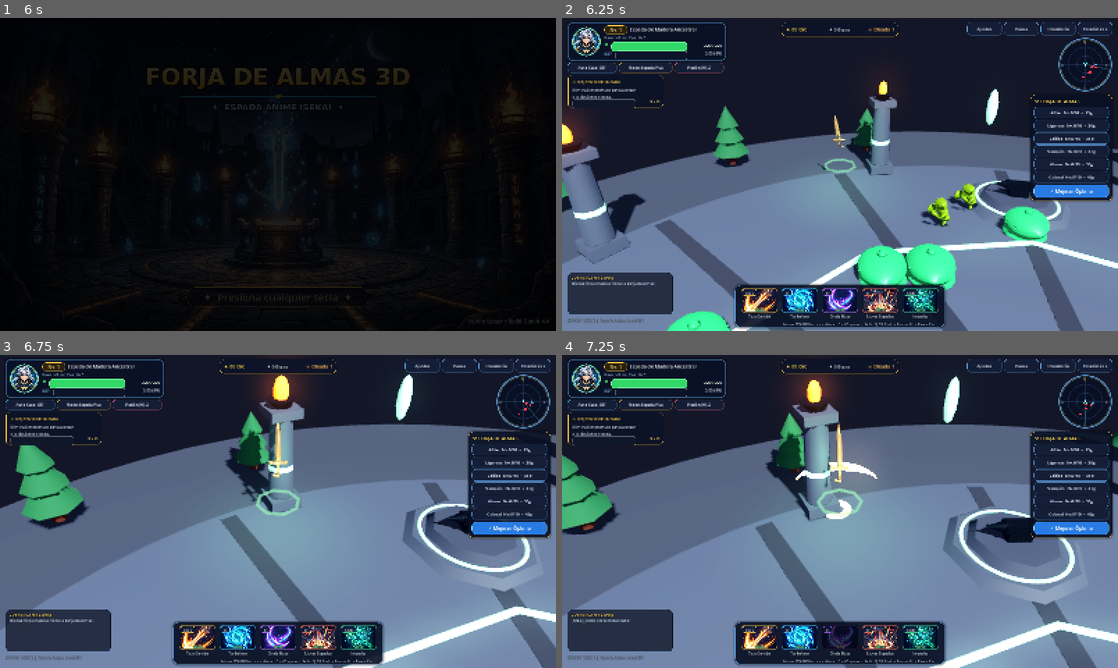
Above: before the commit, frames 1-4 (two rows, left to right).
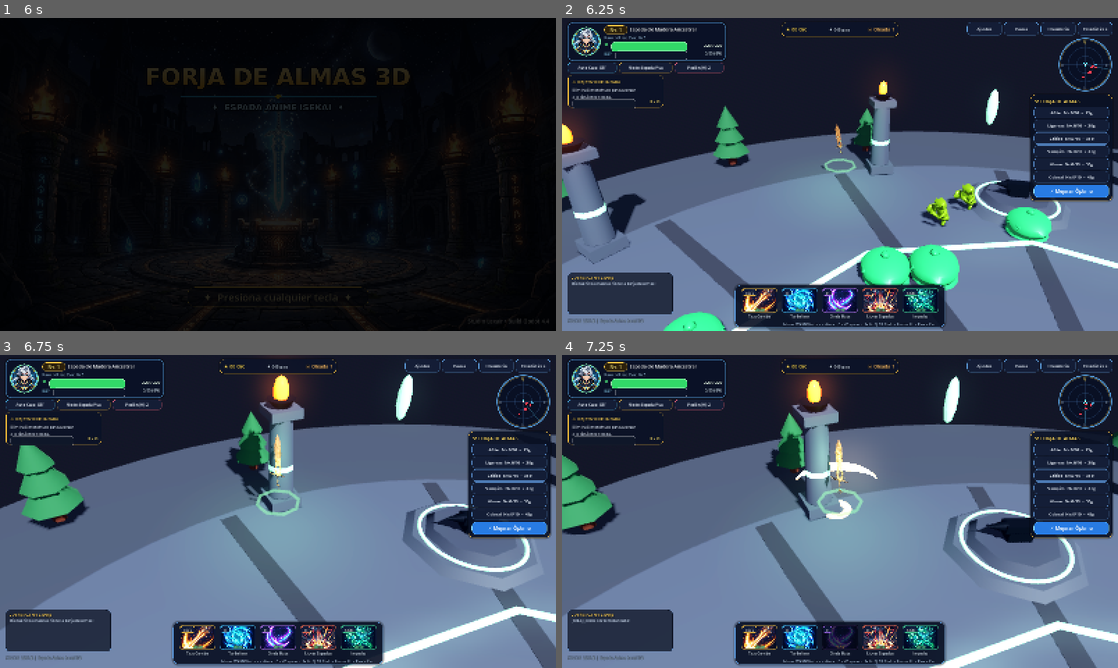
Above: after the commit, the same moments.

Repository: Gxforge/Espada-Anime-Isekai
Game: Godot game, scene res://scenes/Boot.tscn
The game is run twice, just before and just after one commit, with the same random seed, the same clock (stepped at 60 frames per second) and the same inputs.
Inputs (mouse positions are in pixels of both pictures, inside the frame that each line leads up to):
- Up to frame 1 (6 s): tap Enter at 0.5, 2 s; move the mouse to (400, 158) at 0.52 s; hold D (move_right) 0.53-1.25 s; click (400, 158) at 0.6 s; tap Space at 1.25 s; drag from (166, 190) to (250, 237) at 1.27 s; move the mouse to (333, 105) at 2.02 s; hold D (move_right) 2.03-2.75 s; click (333, 105) at 2.1 s; drag from (250, 237) to (111, 127) at 2.77 s; move the mouse to (444, 221) at 3.52 s; hold A (move_left) 3.53-4.25 s; click (444, 221) at 3.6 s; tap Shift (skill_dash) at 4.15 s; drag from (111, 127) to (194, 96) at 4.27 s; move the mouse to (305, 174) at 5.02 s; hold S (move_back) 5.03-5.75 s; click (305, 174) at 5.1 s; tap R (skill_ultimate) at 5.65 s; drag from (194, 96) to (166, 190) at 5.77 s
- Up to frame 2 (6.25 s): no input
- Up to frame 3 (6.75 s): move the mouse to (400, 495) at 6.52 s; hold W (move_forward) from 6.53 s (still down); click (400, 495) at 6.6 s
- Up to frame 4 (7.25 s): keep holding W (move_forward); tap E (skill_wave) at 7.15 s

Frame 1 is identical in both runs. In frame 2, 1.5% of the frame differs, in the area x 18-89%, y 31-100%; in frame 3, 0.3%; in frame 4, 0.3%.

Commit message:
feat(3d): add bespoke Pilot #01 Espada de Madera Ancestral GLB, 5x PBR maps, Blender source, and Studio Lexair plan

Diff:
--- a/godot_project/scripts/GameData.gd
+++ b/godot_project/scripts/GameData.gd
@@ -14,7 +14,8 @@
 		"blade_color": Color("#9c6635"), "edge_color": Color("#c48f5a"),
 		"guard_color": Color("#5c3a1e"), "aura_color": Color("#86efac"),
 		"slash_color": Color("#d4a373"), "special_effect": "none",
-		"model_path": "res://assets/models/sword_wood_nv1.obj"
+		"model_path": "res://assets/models/swords/wood_ancestral/sword_01_wood_ancestral.glb",
+		"legacy_obj_path": "res://assets/models/sword_wood_nv1.obj"
 	},
 	{
 		"id": "copper", "tier_index": 1, "min_level": 5, "next_evolution_level": 10,
--- a/godot_project/scripts/ModelLoader.gd
+++ b/godot_project/scripts/ModelLoader.gd
@@ -1,8 +1,8 @@
 extends RefCounted
 class_name ModelLoader
 
-## Loads OBJ/mesh resources and builds normalized visual nodes.
-## Keeps procedural builders as fallback for resilience.
+## Loads GLB/glTF PackedScene PBR models as well as legacy OBJ/Mesh resources
+## and builds normalized visual nodes. Keeps procedural builders as fallback.
 
 static func load_mesh(path: String) -> Mesh:
 	if path == "" or not ResourceLoader.exists(path):
@@ -11,6 +11,31 @@
 	if res is Mesh:
 		return res
 	return null
+
+static func build_glb_scene_instance(path: String, target_height: float = 2.6, preserve_hilt_pivot: bool = true) -> Node3D:
+	if path == "" or not (path.ends_with(".glb") or path.ends_with(".gltf")):
+		return null
+	if not ResourceLoader.exists(path):
+		return null
+	var res := load(path)
+	if not (res is PackedScene):
+		return null
+	var inst := (res as PackedScene).instantiate()
+	if not (inst is Node3D):
+		inst.free()
+		return null
+	var scene_root := inst as Node3D
+	var wrapper := Node3D.new()
+	wrapper.name = "SwordGLB"
+	wrapper.add_child(scene_root)
+	var aabb := _combined_aabb_local(scene_root, Transform3D.IDENTITY)
+	if aabb.size.y > 0.001:
+		var scale_factor := target_height / aabb.size.y
+		scene_root.scale = Vector3.ONE * scale_factor
+		if not preserve_hilt_pivot:
+			var center := (aabb.position + aabb.size * 0.5) * scale_factor
+			scene_root.position = Vector3(-center.x, -aabb.position.y * scale_factor, -center.z)
+	return wrapper
 
 static func build_mesh_instance(path: String, color: Color = Color.WHITE, emission: Color = Color.BLACK, emission_energy: float = 0.0) -> MeshInstance3D:
 	var mesh := load_mesh(path)
@@ -30,73 +55,96 @@
 	return mi
 
 static func normalize_node(node: Node3D, target_height: float) -> void:
-	# Compute combined AABB
-	var aabb := _combined_aabb(node)
+	var aabb := _combined_aabb_local(node, Transform3D.IDENTITY)
 	if aabb.size.y <= 0.001:
 		return
 	var scale_factor := target_height / aabb.size.y
 	node.scale = Vector3.ONE * scale_factor
-	# Recompute after scale for centering
-	var aabb2 := _combined_aabb(node)
-	# Center XZ and put base at y=0
-	var center := aabb2.position + aabb2.size * 0.5
+	var scaled_pos := aabb.position * scale_factor
+	var scaled_size := aabb.size * scale_factor
+	var center := scaled_pos + scaled_size * 0.5
 	node.position.x -= center.x
 	node.position.z -= center.z
-	node.position.y -= aabb2.position.y
+	node.position.y -= scaled_pos.y
 
-static func _combined_aabb(node: Node3D) -> AABB:
+static func _combined_aabb_local(node: Node3D, parent_xform: Transform3D) -> AABB:
 	var has := false
 	var result := AABB()
+	if node is MeshInstance3D and (node as MeshInstance3D).mesh:
+		var mi := node as MeshInstance3D
+		result = _transform_aabb(parent_xform, mi.mesh.get_aabb())
+		has = true
 	for child in node.get_children():
-		if child is MeshInstance3D and child.mesh:
-			var aabb: AABB = child.transform * child.mesh.get_aabb()
-			if not has:
-				result = aabb
-				has = true
-			else:
-				result = result.merge(aabb)
 		if child is Node3D:
-			var child_aabb := _combined_aabb(child)
-			if child_aabb.size != Vector3.ZERO:
-				var transformed := AABB(child.transform * child_aabb.position, child_aabb.size * child.transform.basis.get_scale())
-				# Simpler: merge by transforming 8 corners is overkill; approximate
+			var c3 := child as Node3D
+			var sub := _combined_aabb_local(c3, parent_xform * c3.transform)
+			if sub.size != Vector3.ZERO:
 				if not has:
-					result = child_aabb
-					result.position = child.transform * result.position
+					result = sub
 					has = true
 				else:
-					var ca := AABB(child.transform * child_aabb.position, child_aabb.size)
-					result = result.merge(ca)
+					result = result.merge(sub)
 	if not has:
 		return AABB(Vector3.ZERO, Vector3.ZERO)
 	return result
 
+static func _transform_aabb(xform: Transform3D, box: AABB) -> AABB:
+	var p0 := box.position
+	var s := box.size
+	var corners := [
+		Vector3(p0.x, p0.y, p0.z),
+		Vector3(p0.x + s.x, p0.y, p0.z),
+		Vector3(p0.x, p0.y + s.y, p0.z),
+		Vector3(p0.x, p0.y, p0.z + s.z),
+		Vector3(p0.x + s.x, p0.y + s.y, p0.z),
+		Vector3(p0.x + s.x, p0.y, p0.z + s.z),
+		Vector3(p0.x, p0.y + s.y, p0.z + s.z),
+		Vector3(p0.x + s.x, p0.y + s.y, p0.z + s.z),
+	]
+	var first: Vector3 = xform * corners[0]
+	var res := AABB(first, Vector3.ZERO)
+	for i in range(1, corners.size()):
+		res = res.expand(xform * corners[i])
+	return res
+
+static func count_mesh_instances(node: Node) -> int:
+	var total := 0
+	if node is MeshInstance3D and (node as MeshInstance3D).mesh != null:
+		total += 1
+	for c in node.get_children():
+		total += count_mesh_instances(c)
+	return total
+
 static func build_sword_visual(tier: Dictionary, sword_level: int) -> Node3D:
 	var path := str(tier.get("model_path", ""))
+	# 1. Preferred Studio Lexair pipeline: authored multi-part PBR .glb / .gltf PackedScene
+	var glb_node := build_glb_scene_instance(path, 2.6, true)
+	if glb_node != null:
+		return glb_node
+	# 2. Legacy OBJ single-mesh compatibility path
 	var mi := build_mesh_instance(path, tier.get("blade_color", Color.WHITE), tier.get("aura_color", Color.WHITE), 0.25)
 	if mi:
 		var wrapper := Node3D.new()
 		wrapper.name = "SwordOBJ"
 		wrapper.add_child(mi)
 		normalize_node(wrapper, 2.6)
-		# OBJ swords may be oriented arbitrarily; rotate to point up/forward as needed.
-		# Most sword OBJs: blade along +Y. Keep as-is; gameplay pivots handle swing.
 		return wrapper
-	# fallback
+	# 3. Resilience fallback
 	var SwordBuilderScript = load("res://scripts/SwordBuilder.gd")
 	return SwordBuilderScript.build_sword(str(tier.get("id", "wood")), sword_level)
 
 static func build_monster_visual(def: Dictionary) -> Node3D:
 	var path := str(def.get("model_path", ""))
+	var glb_node := build_glb_scene_instance(path, 2.4 if bool(def.get("is_boss", false)) else 2.0, false)
+	if glb_node != null:
+		glb_node.name = "MonsterGLB"
+		return glb_node
 	var mi := build_mesh_instance(path, def.get("primary_color", Color.WHITE), def.get("accent_color", Color.WHITE), 0.15)
 	if mi:
 		var wrapper := Node3D.new()
 		wrapper.name = "MonsterOBJ"
 		wrapper.add_child(mi)
-		# Normalize to a base height; def.scale is applied by Monster.gd on model_holder
-		var target_h := 2.0
-		if bool(def.get("is_boss", false)):
-			target_h = 2.4
+		var target_h := 2.4 if bool(def.get("is_boss", false)) else 2.0
 		normalize_node(wrapper, target_h)
 		return wrapper
 	var Builder = load("res://scripts/MonsterBuilder.gd")
--- a/godot_project/scripts/Player.gd
+++ b/godot_project/scripts/Player.gd
@@ -301,24 +301,26 @@
 	if cooldowns.get(skill, 0.0) > 0.0:
 		return
 	var eff_cd := get_effective_cd_max(skill)
+	var aura_col: Color = current_tier.get("aura_color", Color("#86efac"))
+	var slash_col: Color = current_tier.get("slash_color", Color("#d4a373"))
 	match skill:
 		"whirlwind":
 			cooldowns["whirlwind"] = eff_cd
 			whirlwind_timer = 1.1
 			whirlwind_tick = 0.0
-			_spawn_shockwave(global_position, current_tier["aura_color"], float(stats["range"]) * 1.4)
+			_spawn_shockwave(global_position, aura_col, float(stats["range"]) * 1.4)
 			play_sfx("skill_q")
 			log_added.emit("¡Torbellino desatado!", "skill")
 		"swordWave":
 			cooldowns["swordWave"] = eff_cd
 			_spawn_wave_projectile()
-			_spawn_shockwave(global_position + Vector3(sin(rotation.y), 0, cos(rotation.y)) * 1.5, current_tier["slash_color"], 3.0)
+			_spawn_shockwave(global_position + Vector3(sin(rotation.y), 0, cos(rotation.y)) * 1.5, slash_col, 3.0)
 			play_sfx("skill_e")
 			log_added.emit("¡Onda Cortante lanzada!", "skill")
 		"ultimate":
 			cooldowns["ultimate"] = eff_cd
 			_spawn_ultimate_swords()
-			_spawn_shockwave(global_position, current_tier["aura_color"], 6.0)
+			_spawn_shockwave(global_position, aura_col, 6.0)
 			play_sfx("skill_r")
 			log_added.emit("¡Lluvia de Espadas Celestiales!", "skill")
 		"dash":
@@ -794,7 +796,7 @@
 	if ResourceLoader.exists("res://scripts/ModelLoader.gd"):
 		var ML = load("res://scripts/ModelLoader.gd")
 		built = ML.build_sword_visual(current_tier, sword_level)
-		used_obj = built != null and built.name == "SwordOBJ"
+		used_obj = built != null and (built.name == "SwordOBJ" or built.name == "SwordGLB")
 	if built == null:
 		var SwordBuilderScript = load("res://scripts/SwordBuilder.gd")
 		built = SwordBuilderScript.build_sword(str(current_tier["id"]), sword_level)
--- a/godot_project/tests/run_tests.gd
+++ b/godot_project/tests/run_tests.gd
@@ -41,6 +41,7 @@
 	test_save_settings_and_audio_manager()
 	test_arena_decor_quality_levels()
 	test_hud_layout_and_overlays_all_resolutions()
+	test_pilot_sword_3d_glb_and_pbr()
 
 	print("=== RESULTS: %d passed, %d failed ===" % [passes, failures.size()])
 	for f in failures:
@@ -556,3 +557,50 @@
 
 	hud.free()
 	world.free()
+
+func _collect_meshes_recursive(n: Node, out: Array) -> void:
+	if n is MeshInstance3D and (n as MeshInstance3D).mesh != null:
+		out.append(n)
+	for c in n.get_children():
+		_collect_meshes_recursive(c, out)
+
+func test_pilot_sword_3d_glb_and_pbr() -> void:
+	var base_dir := "res://assets/models/swords/wood_ancestral"
+	var pbr_maps := [
+		"%s/wood_ancestral_basecolor.png" % base_dir,
+		"%s/wood_ancestral_roughness.png" % base_dir,
+		"%s/wood_ancestral_metallic.png" % base_dir,
+		"%s/wood_ancestral_normal.png" % base_dir,
+		"%s/wood_ancestral_emission.png" % base_dir,
+	]
+	for mp in pbr_maps:
+		assert_true(ResourceLoader.exists(mp), "Pilot PBR map exists: %s" % mp)
+		var tex = load(mp)
+		assert_true(tex is Texture2D, "Pilot PBR map loads as Texture2D: %s" % mp)
+		if tex is Texture2D:
+			assert_eq((tex as Texture2D).get_width(), 1024, "Pilot PBR map width 1024: %s" % mp)
+			assert_eq((tex as Texture2D).get_height(), 1024, "Pilot PBR map height 1024: %s" % mp)
+
+	var glb_path := "%s/sword_01_wood_ancestral.glb" % base_dir
+	assert_true(ResourceLoader.exists(glb_path), "Pilot GLB exists")
+	var packed = load(glb_path)
+	assert_true(packed is PackedScene, "Pilot GLB imports as PackedScene")
+
+	var gd = root.get_node_or_null("GameData")
+	var ml = load("res://scripts/ModelLoader.gd")
+	var built: Node3D = ml.build_sword_visual(gd.SWORD_EVOLUTIONS[0], 1)
+	assert_true(built != null and built.name == "SwordGLB", "Stage 01 builds SwordGLB via ModelLoader")
+	var meshes: Array = []
+	_collect_meshes_recursive(built, meshes)
+	assert_eq(meshes.size(), 7, "Pilot GLB preserves 7 individual modeled sub-parts")
+	for mi in meshes:
+		var m: Mesh = (mi as MeshInstance3D).mesh
+		assert_true((mi as MeshInstance3D).material_override == null, "Pilot GLB sub-part preserves authored PBR material without flat override: %s" % mi.name)
+		var arrays := m.surface_get_arrays(0)
+		var uvs: PackedVector2Array = arrays[Mesh.ARRAY_TEX_UV]
+		var norms: PackedVector3Array = arrays[Mesh.ARRAY_NORMAL]
+		assert_true(uvs.size() > 0, "Sub-part has UVs: %s" % mi.name)
+		assert_true(norms.size() > 0, "Sub-part has normals: %s" % mi.name)
+		var surf_mat: Material = m.surface_get_material(0)
+		assert_true(surf_mat is BaseMaterial3D, "Sub-part has authored BaseMaterial3D: %s" % mi.name)
+	built.free()
Binary file added: godot_project/assets/models/swords/wood_ancestral/sword_01_wood_ancestral.glb
Binary file added: godot_project/assets/models/swords/wood_ancestral/sword_01_wood_ancestral_wood_ancestral_basecolor.png
Binary file added: godot_project/assets/models/swords/wood_ancestral/sword_01_wood_ancestral_wood_ancestral_emission.png
Binary file added: godot_project/assets/models/swords/wood_ancestral/sword_01_wood_ancestral_wood_ancestral_metallic-wood_ancestral_roughness.png
Binary file added: godot_project/assets/models/swords/wood_ancestral/sword_01_wood_ancestral_wood_ancestral_normal.png
Binary file added: godot_project/assets/models/swords/wood_ancestral/wood_ancestral_basecolor.png
Binary file added: godot_project/assets/models/swords/wood_ancestral/wood_ancestral_emission.png
Binary file added: godot_project/assets/models/swords/wood_ancestral/wood_ancestral_metallic.png
Binary file added: godot_project/assets/models/swords/wood_ancestral/wood_ancestral_normal.png
Binary file added: godot_project/assets/models/swords/wood_ancestral/wood_ancestral_roughness.png
Not shown, added: art_pipeline/pilot_01_wood_ancestral/SPEC_SHEET.md
Not shown, added: art_pipeline/pilot_01_wood_ancestral/sword_01_wood_ancestral.blend
(and 2 more such lines)
